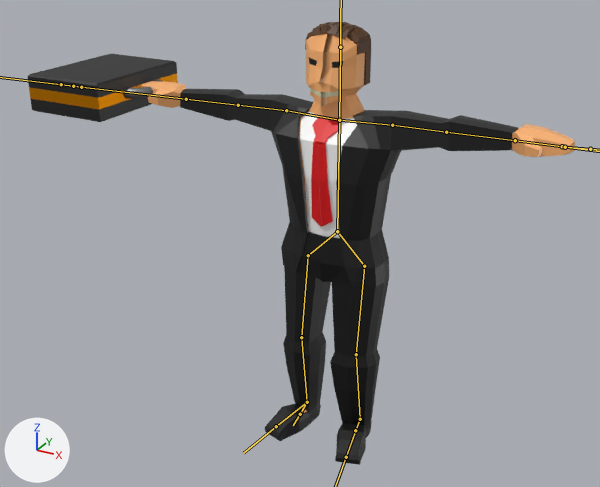
Before and after pictures for a commit that changed the FBX model Assets/Resources/PhotonPrefabs/TMPBlender/MrBusiness.fbx.
Camera for both pictures: a 50 mm camera at (8.94, -18.13, 14.36) aimed at (-1.46, 0.77, 4.91). Arrows for +X, +Y and +Z are at lower left; the lights stay in place. The bones that bend it are drawn over the model as lines.

The first picture shows 'Cube', 'Cube.001', 'Hair', 'Jacket', 'Pants', 'Shoes', 'Tie', 'Torus'.
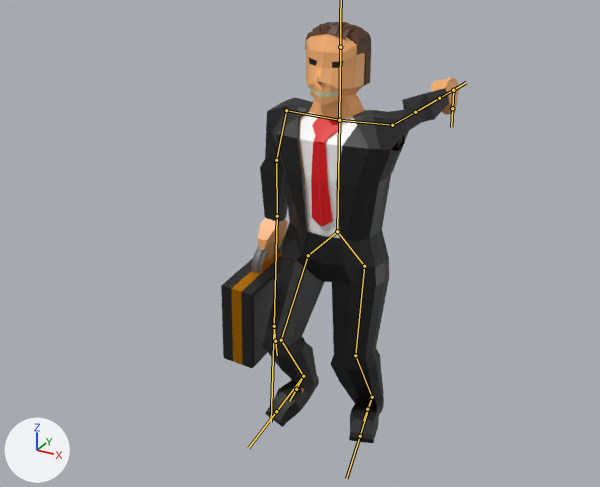
The newer file adds an action. The first version stands in its rest pose; the second is drawn at frame 7 of the action 'Armature|RunGunB'.

What differs and where, as boxes [x1, y1, x2, y2] in the pictures (600 x 487 px):
'Jacket', posed (44% narrower)
    before: [180, 89, 518, 287]
    after: [260, 88, 449, 286]
'Pants', posed (20% wider, 11% shorter)
    before: [283, 231, 389, 426]
    after: [262, 231, 389, 405]
'Cube.001', posed
    before: [28, 54, 178, 122]
    after: [221, 239, 284, 368]
'Cube', posed (54% narrower)
    before: [141, 34, 575, 413]
    after: [258, 34, 459, 392]
'Shoes', posed (11% wider, 8% taller)
    before: [265, 401, 372, 465]
    after: [265, 374, 384, 443]
'Torus', posed
    before: [123, 79, 163, 99]
    after: [251, 243, 282, 273]
bone 'Bone.003', root to tip
    before: (392, 125) to (446, 132)
    after: (392, 125) to (415, 112)
bone 'Bone.008', root to tip
    before: (286, 110) to (238, 105)
    after: (286, 110) to (276, 160)
bone 'Bone.009', root to tip
    before: (238, 105) to (186, 99)
    after: (276, 160) to (277, 216)
bone 'Bone.010', root to tip
    before: (186, 99) to (81, 87)
    after: (277, 216) to (274, 326)
bone 'Bone.006', root to tip
    before: (565, 147) to (590, 149)
    after: (453, 90) to (452, 108)
bone 'Bone.013', root to tip
    before: (364, 266) to (356, 354)
    after: (364, 266) to (355, 355)
bone 'Bone.014', root to tip
    before: (356, 354) to (360, 419)
    after: (355, 355) to (372, 397)
bone 'Bone.018', root to tip
    before: (360, 419) to (346, 457)
    after: (372, 397) to (360, 436)
bone 'Bone.016', root to tip
    before: (308, 255) to (301, 337)
    after: (308, 255) to (281, 340)
bone 'Bone.017', root to tip
    before: (301, 337) to (307, 402)
    after: (281, 340) to (303, 376)
bone 'Bone.020', root to tip
    before: (360, 419) to (355, 430)
    after: (372, 397) to (367, 409)
bone 'Bone.021', root to tip
    before: (307, 402) to (300, 414)
    after: (303, 376) to (296, 389)

The edits, one by one:
Bone 'Bone.003' (bone_bone_003) turns from (0, 0, 0) to (-91, -4, -72) degrees about its own x, y and z.
Bone 'Bone.008' (bone_bone_008) turns from (0, 0, 0) to (-2, 1, 75) degrees about its own x, y and z.
Bone 'Bone.009' (bone_bone_009) turns from (0, 0, 0) to (-1, 0, 13) degrees about its own x, y and z.
Bone 'Bone.010' (bone_bone_010) turns from (0, 0, 0) to (0, 0, -3) degrees about its own x, y and z.
Bone 'Bone.006' (bone_bone_006) moves from (0.0, 0.0, 0.0) to (-0.05, -4.06, -4.53).
Bone 'Bone.006' (bone_bone_006) turns from (0, 0, 0) to (0, 0, -92) degrees about its own x, y and z.
Bone 'Bone.013' (bone_bone_013) turns from (0, 0, 0) to (0, 0, -2) degrees about its own x, y and z.
Bone 'Bone.014' (bone_bone_014) turns from (0, 0, 0) to (0, 0, 23) degrees about its own x, y and z.
Bone 'Bone.018' (bone_bone_018) turns from (0, 0, 0) to (1, -5, -16) degrees about its own x, y and z.
Bone 'Bone.016' (bone_bone_016) turns from (0, 0, 0) to (-1, 0, 32) degrees about its own x, y and z.
Bone 'Bone.017' (bone_bone_017) turns from (0, 0, 0) to (2, 1, -59) degrees about its own x, y and z.
Bone 'Bone.020' (bone_bone_020) moves from (0.0, 0.0, 0.0) to (-0.79, -0.17, -0.02).
Bone 'Bone.021' (bone_bone_021) moves from (0.0, 0.0, 0.0) to (-0.06, -0.87, 0.45).
